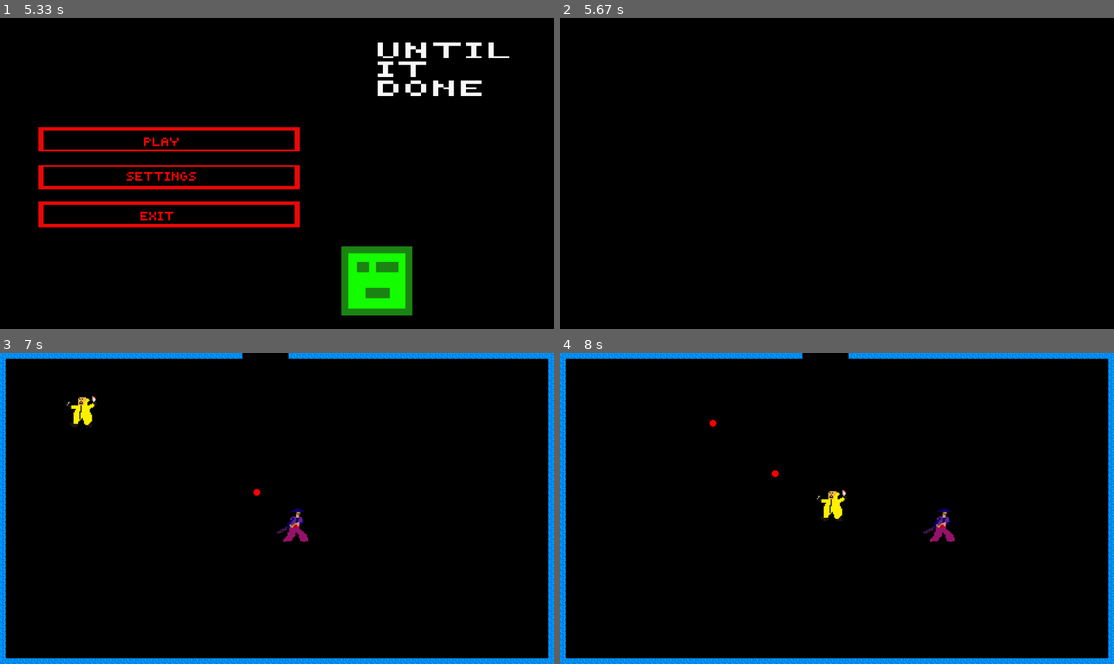
Above: before the commit, frames 1-4 (two rows, left to right).
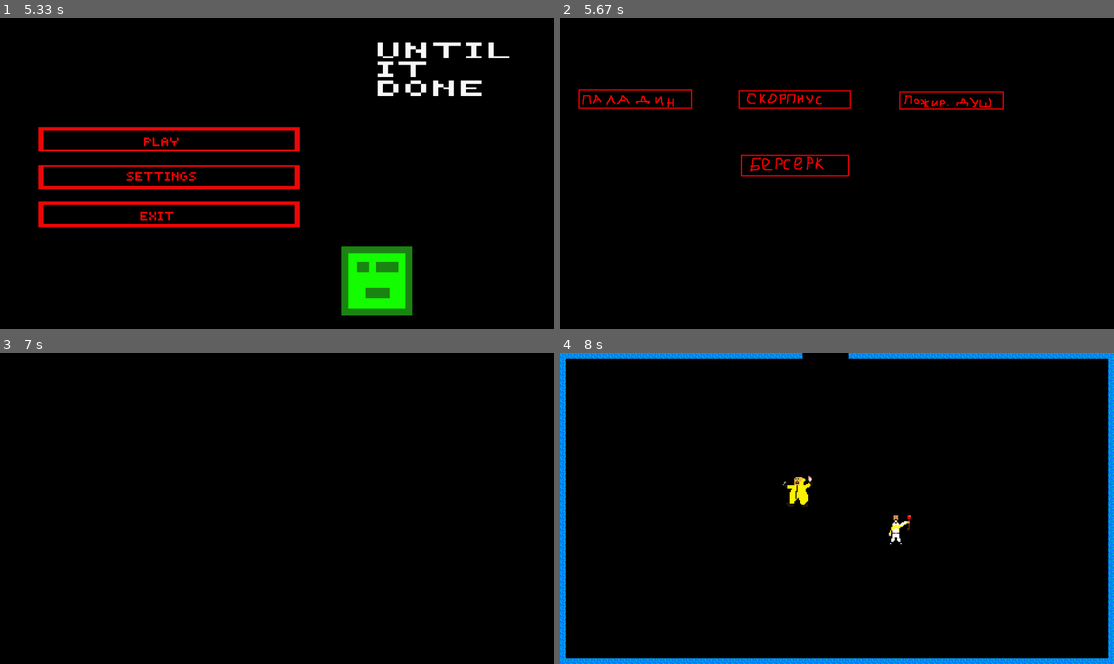
Above: after the commit, the same moments.

Repository: Fr-noname/Pygame_project_Frolov_Kolesnikov
Game: pygame game, started from main.py
Two runs of this game, one before a commit and one after it. Both use one fixed random seed, a clock stepped at 60 frames per second and the inputs below.
Inputs (mouse positions are in pixels of both pictures, inside the frame that each line leads up to):
- Up to frame 1 (5.33 s): right-click (254, 189) at 0.38 s; click (144, 176) at 1.72 s
- Up to frame 2 (5.67 s): click (665, 133) at 5.55 s
- Up to frame 3 (7 s): right-click (398, 430) at 5.88 s
- Up to frame 4 (8 s): right-click (715, 483) at 7.22 s; click (986, 542) at 7.55 s; hold D from 7.83 s (still down)

Frame 1 is identical in both runs. In frame 2, 1.7% of the frame differs, in the area x 3-81%, y 22-51%; in frame 3, 6.5%, in the area x 0-100%, y 0-100%; in frame 4, 1.1%.

Commit message:
Выбор перса

Diff:
--- a/data/characters_init.py
+++ b/data/characters_init.py
@@ -29,5 +29,5 @@
 
 
 def paladin_init(player_pos, ALL_SPRITES):
-    return Berserk(200, 150, 1, 1, 5, HolyChain(50, 120), Crucifix(40, 30), Krest, player_pos,
+    return Berserk(200, 150, 0.1, 1.2, 5, HolyChain(50, 120), Crucifix(40, 30), Krest, player_pos,
                    "paladin.png", ALL_SPRITES)
--- a/data/classes.py
+++ b/data/classes.py
@@ -75,7 +75,7 @@
             self.damage = 0
             self.kill()
         spisok = pygame.sprite.spritecollideany(self, self.sprites)
-        if self.creator == spisok:
+        if self.creator != spisok:
             self.mob.incoming_damage(self.damage)
             self.damage = 0
             self.kill()
--- a/data/game.py
+++ b/data/game.py
@@ -9,11 +9,10 @@
 from data.mob_init import *
 
 
-def start(setings=1, room=1, lvl_nomer=1):
+def start(setings=1, room=1, lvl_nomer=1, player=None, ALL_SPRITES=None):
     pygame.init()  # Инициация PyGame
     kills = 30
     flag = False
-    ALL_SPRITES = pygame.sprite.Group()
     size = (1920, 1080)
     player_pos = pygame.Vector2(size[0] // 2, size[1] // 2)
     screen = pygame.display.set_mode(size)
@@ -22,10 +21,12 @@
     fps = 120
     screen.fill((0, 0, 0))
 
-    a = general_init(player_pos, ALL_SPRITES)
     running = True
 
     s, mobs = lvl(lvl_nomer, screen, room, ALL_SPRITES, kills, lvl_nomer)
+
+    player.x = 960
+    player.y = 540
 
     while running:
         screen.fill("0x000000")
@@ -39,9 +40,9 @@
                 running = False
             if e.type == pygame.MOUSEBUTTONDOWN:
                 if e.button == 1:
-                    a.attack(mobs, ALL_SPRITES=ALL_SPRITES, w=0)
+                    player.attack(mobs, ALL_SPRITES=ALL_SPRITES, w=0)
                 if e.button == 3:
-                    a.attack(mobs, ALL_SPRITES=ALL_SPRITES, w=1)
+                    player.attack(mobs, ALL_SPRITES=ALL_SPRITES, w=1)
 
         # for r in list(mobs):
         #     if r.hp <= 0:
@@ -49,22 +50,22 @@
         if mobs.hp <= 0:  # тест моб
             mobs.kill()
 
-        if a.hp <= 0:
-            a.kill()
+        if player.hp <= 0:
+            player.kill()
             running = False
 
-        a.movement()
+        player.movement()
         if mobs.hp > 0:
-            mobs.movemnt(a.return_pos())  # тест моб
+            mobs.movemnt(player.return_pos())  # тест моб
         # for mob_test in mobs:
         #     mob_test.movemnt(a.return_pos())
 
         ALL_SPRITES.draw(screen)
         ALL_SPRITES.update()
 
-        mobs.damaging(a, ALL_SPRITES=ALL_SPRITES)
+        mobs.damaging(player, ALL_SPRITES=ALL_SPRITES)
 
-        pos = a.return_pos()
+        pos = player.return_pos()
         if int(pos[0]) <= -50 or int(pos[0]) >= 1920 or int(pos[1]) <= -50 or int(pos[1]) >= 1080:
             room += 1
             flag = True
@@ -83,7 +84,7 @@
         if room % 5 == 1 and kills // 30 >= 1:
             lvl_nomer += 1
 
-        start(room=room, lvl_nomer=lvl_nomer)
+        start(room=room, lvl_nomer=lvl_nomer, player=player, ALL_SPRITES=ALL_SPRITES)
     sys.exit()
 
 
@@ -123,9 +124,33 @@
     size = (1920, 1080)
     screen = pygame.display.set_mode(size)
     pygame.display.set_caption("Until it Done")
+    image = load_image('characters.png')
     clock = pygame.time.Clock()
     fps = 120
     screen.fill((0, 0, 0))
     running = True
+    screen.blit(image, (1, 1))
+    ALL_SPRITES = pygame.sprite.Group()
     while running:
-        print(1)
+        for event in pygame.event.get():
+            if event.type == pygame.QUIT:
+                running = False
+            if event.type == pygame.MOUSEBUTTONDOWN:
+                pos = event.pos
+                a = False
+                player_pos = pygame.Vector2(960, 520)
+                if 64 <= int(pos[0]) <= 457 and 247 <= int(pos[1]) <= 313:
+                    a = paladin_init(player_pos, ALL_SPRITES=ALL_SPRITES)
+                elif 619 <= int(pos[0]) <= 1007 and 247 <= int(pos[1]) <= 313:
+                    a = scorpius_init(player_pos, ALL_SPRITES=ALL_SPRITES)
+                elif 1176 <= int(pos[0]) <= 1536 and 247 <= int(pos[1]) <= 313:
+                    a = souleater_init(player_pos, ALL_SPRITES=ALL_SPRITES)
+                elif 627 <= int(pos[0]) <= 1000 and 475 <= int(pos[1]) <= 548:
+                    a = berserk_init(player_pos, ALL_SPRITES=ALL_SPRITES)
+                if a:
+                    start(player=a, ALL_SPRITES=ALL_SPRITES)
+        pygame.display.update()
+        pygame.display.flip()
+        clock.tick(fps)
+        pygame.display.flip()
+    pygame.quit()
--- a/data/lobby.py
+++ b/data/lobby.py
@@ -21,7 +21,7 @@
                 pos = event.pos
                 if 50 <= int(pos[0]) <= 1025:
                     if 400 <= int(pos[1]) <= 475:
-                        game.start(setings=[DifficultyNomer])
+                        game.choose_of_character()
                     elif 525 <= int(pos[1]) <= 600:
                         game.setings()
                     elif 650 <= int(pos[1]) <= 725:
